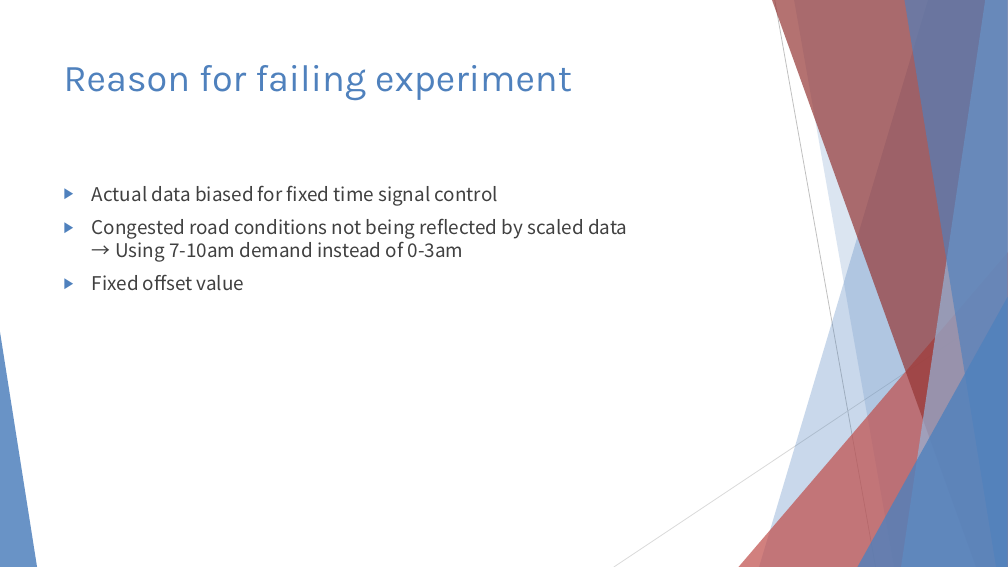
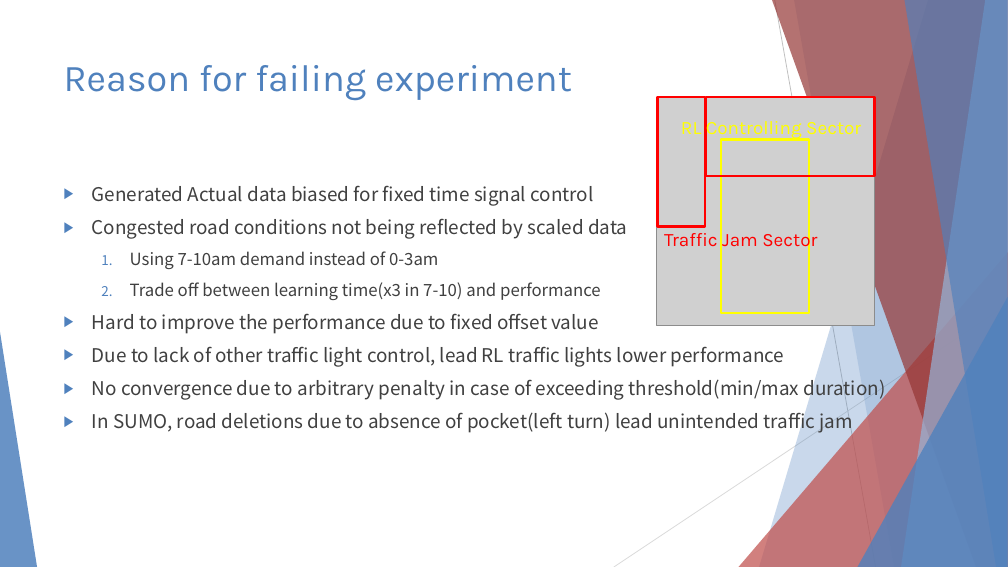
Before and after one commit to 3neutronstar/rl-constraints-traffic, a slide deck: slide 18 of Traffic Optimization Final Speech.pptx (slide 17 before the commit). Drawn at 1008x567 pixels with LibreOffice and Linux fonts; fonts in the diff are those of the drawing; grey boxes stand for pictures. Boxes give left, top, right and bottom in pixels: in the first picture for what was removed or moved away, otherwise in the second. Text is boxed around its words. In the diff, an @@ line names an element or a change of style, - is before the commit and + after.

```diff
--- a/Traffic Optimization Final Speech.pptx
+++ b/Traffic Optimization Final Speech.pptx
@@ group added at (657, 97, 875, 325): 3 rectangles, 2 texts, 1 picture @@
+Traffic Jam Sector
+RL Controlling Sector
@@ text at (92, 186, 885, 434): text changed @@
-▶ Actual data biased for fixed time signal control
-▶ Congested road conditions not being reflected by scaled data
-  → Using 7-10am demand instead of 0-3am
-▶ Fixed offset value
+▶ Generated Actual data biased for fixed time signal control
+▶ Congested road conditions not being reflected by scaled data
+  1. Using 7-10am demand instead of 0-3am
+  2. Trade off between learning time(x3 in 7-10) and performance
+▶ Hard to improve the performance due to fixed offset value
+▶ Due to lack of other traffic light control, lead RL traffic lights lower performance
+▶ No convergence due to arbitrary penalty in case of exceeding threshold(min/max duration)
+▶ In SUMO, road deletions due to absence of pocket(left turn) lead unintended traffic jam
```
Also in this commit, not shown: 7 other slides changed, 2 slides added, 1 slide removed, 5 other files.
